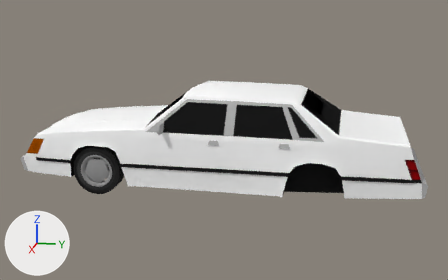
Before and after pictures for a commit that changed the Blender file Assets/Models/Cars/Ford LTD/Ford.blend.
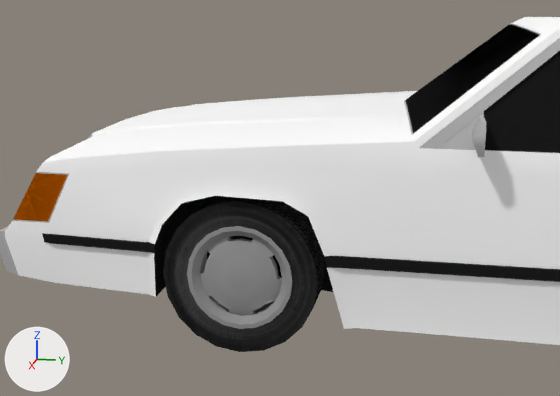
Old and new are each drawn whole from a 50 mm camera at (7.538, 1.863, 1.829) aimed at (-0.035, 0.348, -0.065) and again close up from a 50 mm camera at (3.407, -0.385, 0.65) aimed at (0.555, -0.956, -0.063). Every picture has the same lights, and +X, +Y and +Z are marked at lower left.

Objects in the first close-up: 'Body', 'WheelL'.
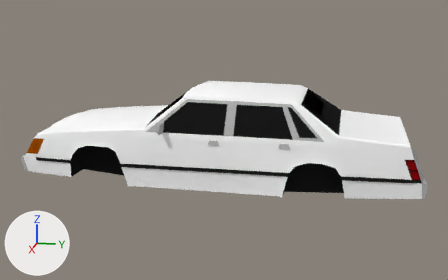
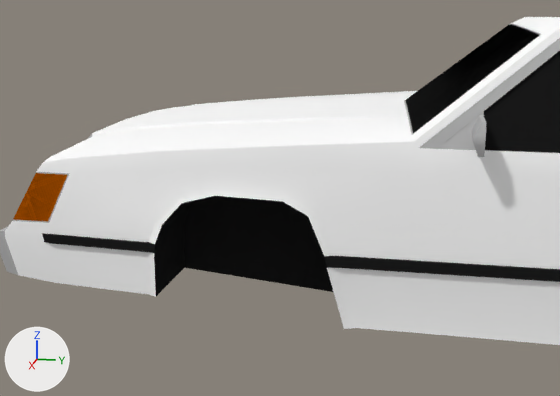
Boxes [x1, y1, x2, y2] around the edits, measured in the close-ups (560 x 396 px):
'WheelL', deleted: before [163, 196, 326, 352]

The change, as a diff of the scene's bpy script:
```diff
--- a/Assets/Models/Cars/Ford LTD/Ford.blend.py
+++ b/Assets/Models/Cars/Ford LTD/Ford.blend.py
@@ ob_wheell @@
-ob_wheell = bpy.data.objects.new('WheelL', me_wheel)
-ob_wheell.location = (0.684, -1.073, -0.332)
-ob_wheell.rotation_euler = (-1.571, -3.142, 3.142)  # degrees (-90, -180, 180)
```
